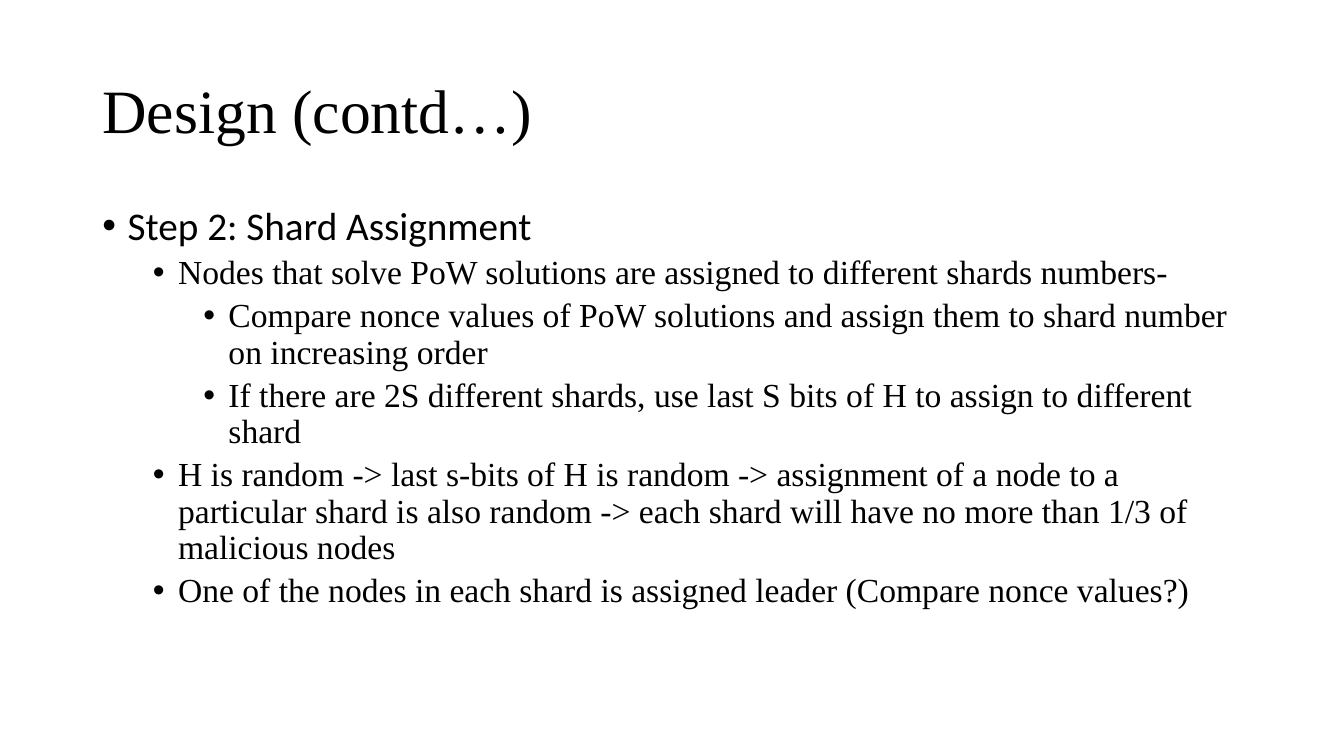
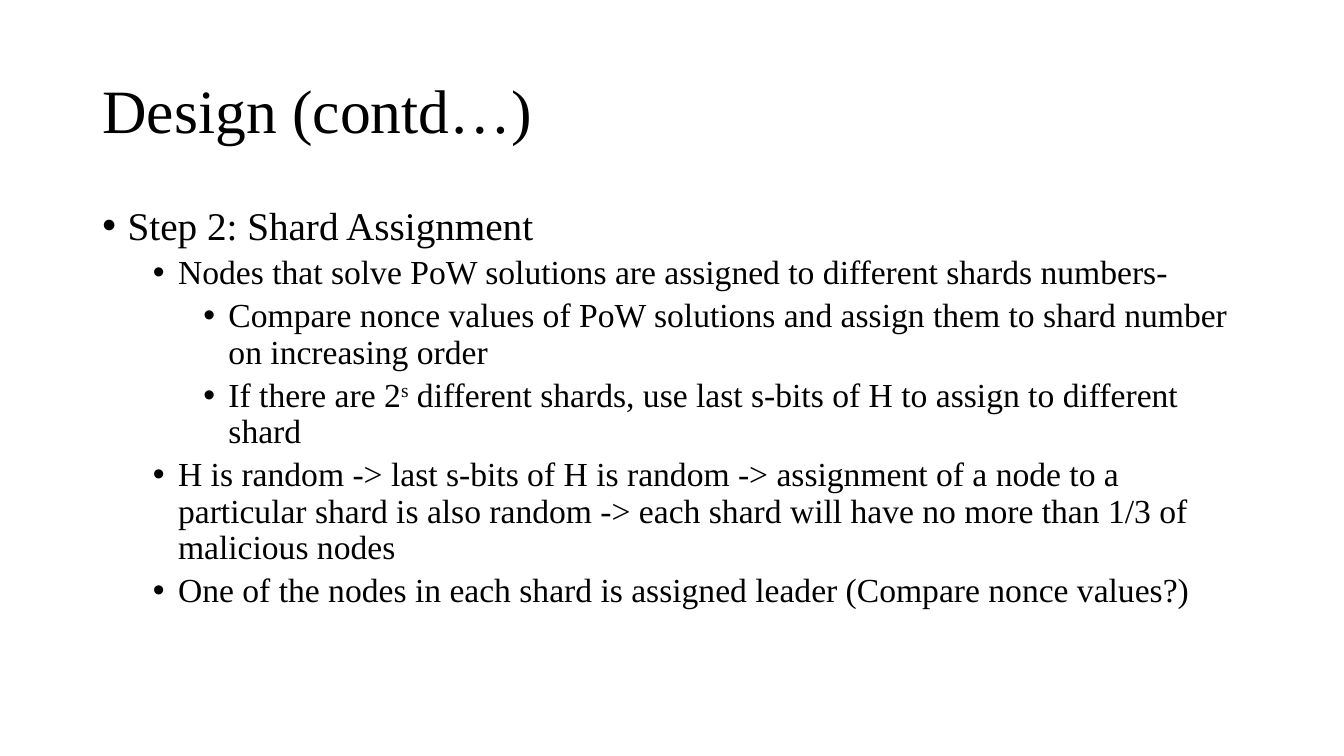
Before and after one commit to Tsajan/2018FallSemPOSTECH, a slide deck: slide 11 of CSED601 Dependable Computing/Sharding.pptx. Drawn at 1344x756 pixels with LibreOffice and Linux fonts; fonts in the diff are those of the drawing. Boxes give left, top, right and bottom in pixels: in the first picture for what was removed or moved away, otherwise in the second. Text is boxed around its words. In the diff, an @@ line names an element or a change of style, - is before the commit and + after.

```diff
--- a/CSED601 Dependable Computing/Sharding.pptx
+++ b/CSED601 Dependable Computing/Sharding.pptx
@@ text at (128, 212, 533, 247): font Calibri to Times New Roman in "Step 2: Shard Assignment" @@
@@ text at (228, 383, 1178, 444): text changed @@
-    • If there are 2S different shards, use last S bits of H to assign to different shard
+    • If there are 2s different shards, use last s-bits of H to assign to different shard
```
Also in this commit, not shown: 10 other slides changed, 6 slides added, 2 other files.
